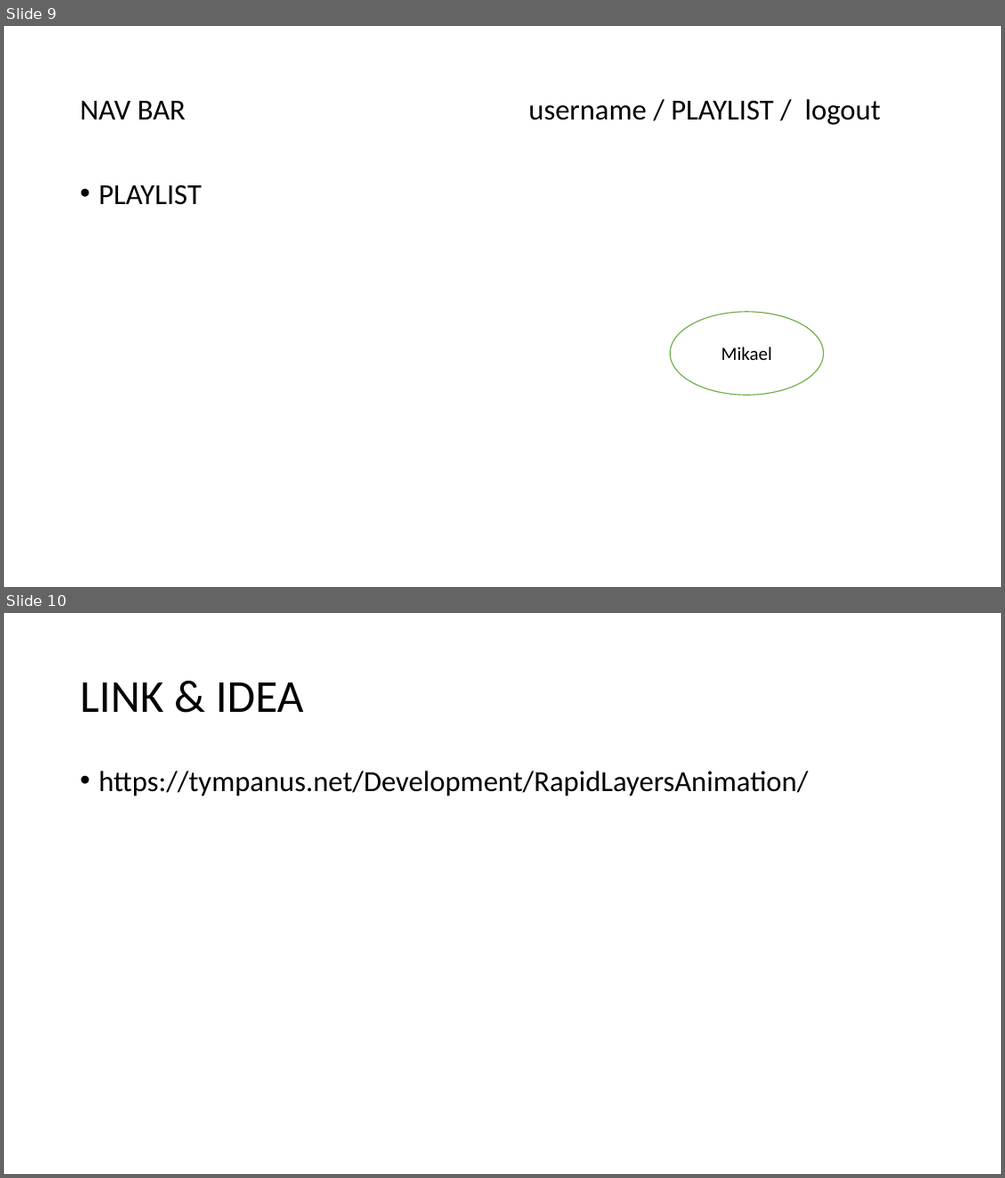
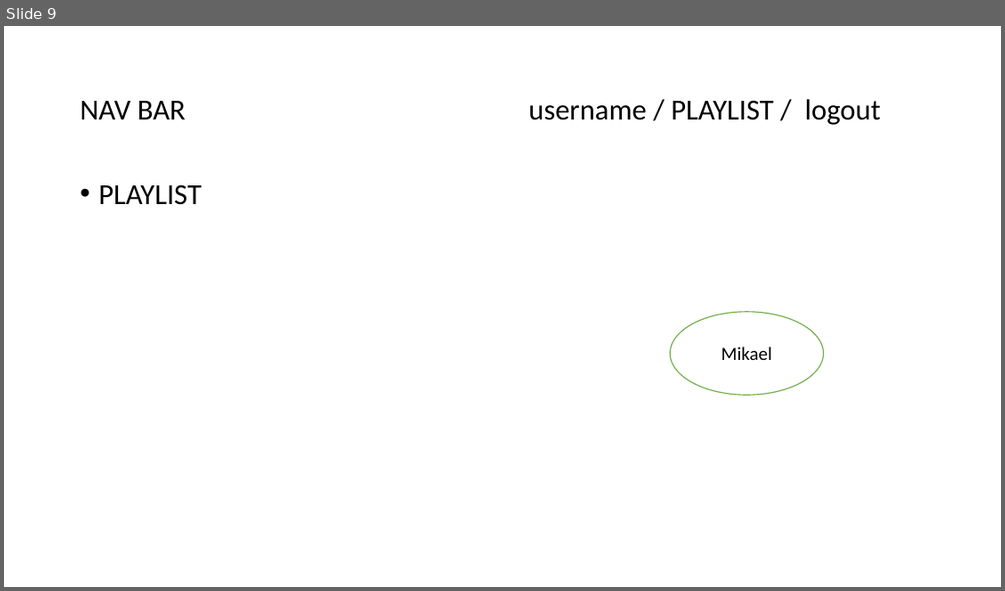
Before and after one commit to vsajenko/CrazyMovie, a slide deck: CrazyMovies.pptx. Shown one above the other, each under a label of ours: slides 9 and 10 before the commit, slide 9 after it. The pictures are 1005x1178 and 1005x591 pixels, drawn with LibreOffice and Linux fonts; fonts in the diff are those of the drawing. Boxes give left, top, right and bottom in pixels: in the first picture for what was removed or moved away, otherwise in the second. Text is boxed around its words. In the diff, an @@ line names an element or a change of style, - is before the commit and + after.

```diff
--- a/CrazyMovies.pptx
+++ b/CrazyMovies.pptx
@@ slide 10 removed at [4, 613, 1001, 1174], background #FFFFFF @@
@@ title removed at [80, 682, 304, 712] @@
-LINK & IDEA
@@ text removed at [98, 771, 808, 796] @@
-• https://tympanus.net/Development/RapidLayersAnimation/
```
Also in this commit, not shown: 9 other files.
